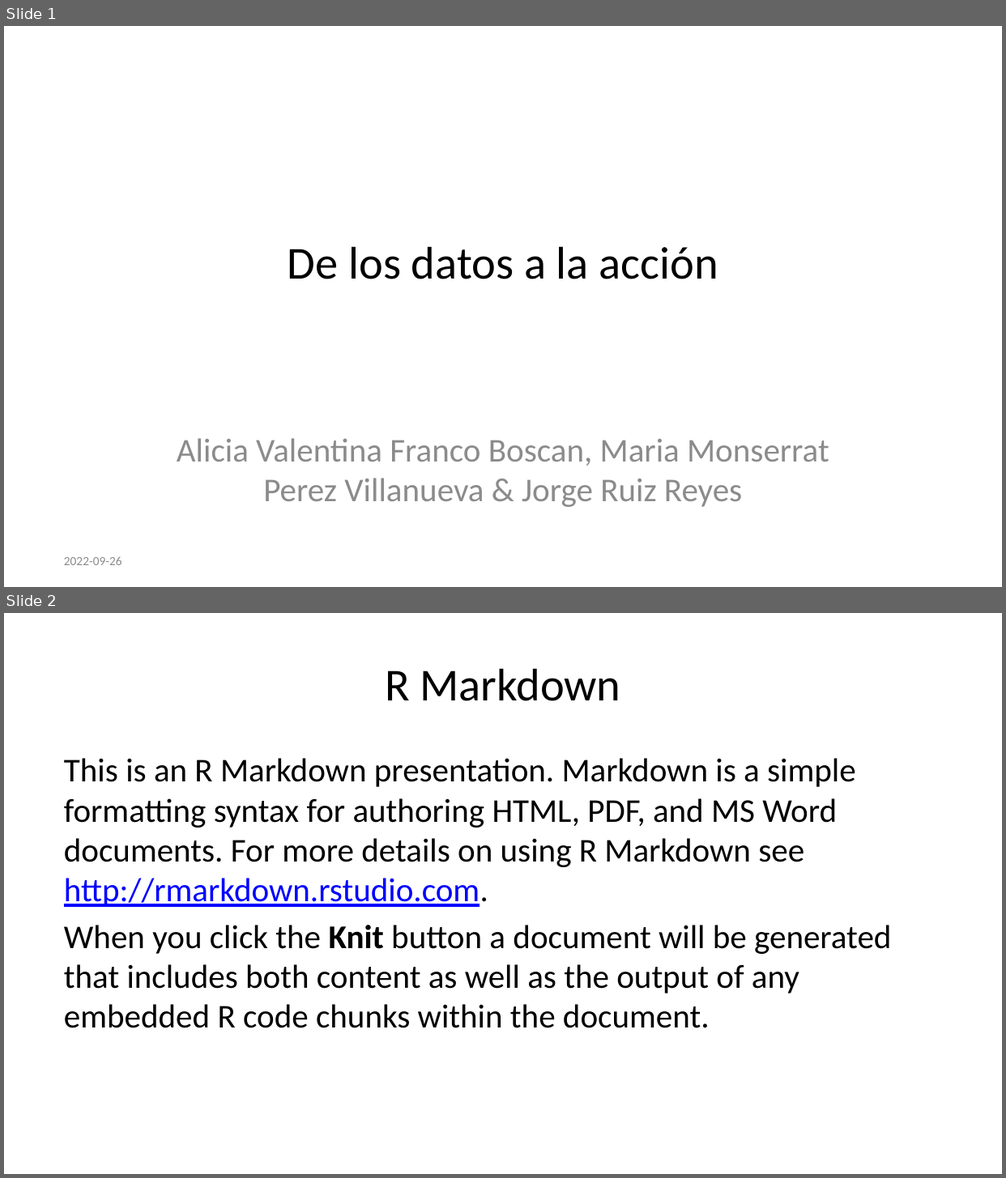
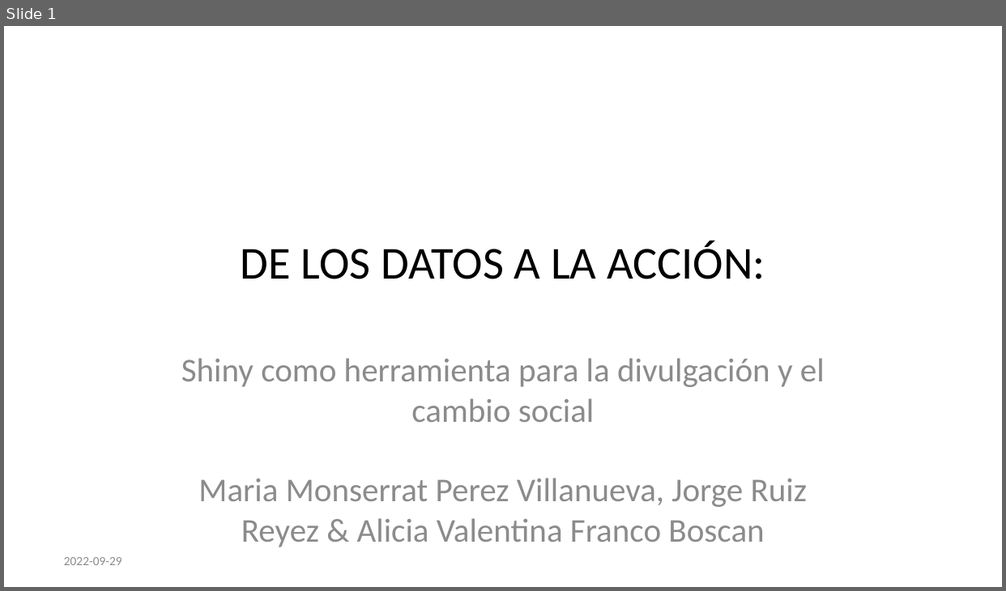
Before and after one commit to datacivica/ppt-huelladecuidados-LatinR, a slide deck: ppt-LatinR.pptx. Shown one above the other, each under a label of ours: slides 1 and 2 before the commit, slide 1 after it. The pictures are 1006x1178 and 1006x591 pixels, drawn with LibreOffice and Linux fonts; fonts in the diff are those of the drawing. Boxes give left, top, right and bottom in pixels: in the first picture for what was removed or moved away, otherwise in the second. Text is boxed around its words. In the diff, an @@ line names an element or a change of style, - is before the commit and + after.

```diff
--- a/ppt-LatinR.pptx
+++ b/ppt-LatinR.pptx
@@ slide 2 removed at box(4, 613, 1002, 1174), background #FFFFFF @@
@@ title removed at box(385, 668, 620, 701) @@
-R Markdown
@@ text removed at box(64, 758, 891, 1029) @@
-This is an R Markdown presentation. Markdown is a simple formatting syntax for authoring HTML, PDF, and MS Word documents. For more details on using R Markdown see http://rmarkdown.rstudio.com.
-When you click the Knit button a document will be generated that includes both content as well as the output of any embedded R code chunks within the document.
@@ slide 1 changed as well @@
@@ title at box(241, 241, 765, 280): text changed @@
-De los datos a la acción
+DE LOS DATOS A LA ACCIÓN:
@@ subtitle at box(181, 358, 825, 548): text changed @@
-Alicia Valentina Franco Boscan, Maria Monserrat Perez Villanueva & Jorge Ruiz Reyes
+Shiny como herramienta para la divulgación y el cambio social
+Maria Monserrat Perez Villanueva, Jorge Ruiz Reyez & Alicia Valentina Franco Boscan
@@ text at box(64, 557, 122, 565): text changed @@
-2022-09-26
+2022-09-29
```
Also in this commit, not shown: 24 slides added, 3 other slides removed, 29 other files.
